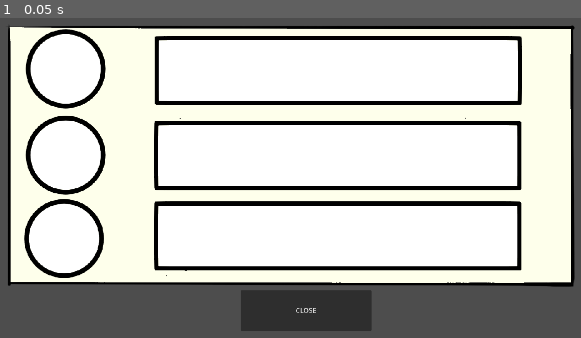
Above: before the commit, frame 1.
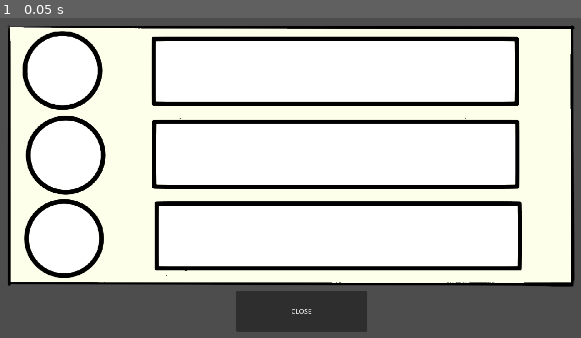
Above: after the commit, the same moment.

Repository: doubledawdle/ProjectLastLight
Game: Godot game, scene res://scenes/map/sublocations_menu.tscn
The game is run twice, just before and just after one commit, with the same random seed, the same clock (stepped at 60 frames per second) and the same inputs. This scene is started directly instead of the project's main scene.
Inputs:
- Up to frame 1 (0.05 s): no input

The runs differ from the first frame. In frame 1, 3.7% of the frame differs, in the area x 3-90%, y 3-99%.

Commit message:
Feat: add audio to map

Diff:
--- a/scenes/main.tscn
+++ b/scenes/main.tscn
@@ -3,7 +3,7 @@
 [ext_resource type="PackedScene" uid="uid://pepc34cmcxho" path="res://scenes/game_state_manager.tscn" id="1_4ewyr"]
 [ext_resource type="PackedScene" uid="uid://diwqd6tutq3r4" path="res://scenes/player.tscn" id="1_rnt2r"]
 [ext_resource type="PackedScene" uid="uid://3qp20k2n5q3" path="res://scenes/location_state_manager.tscn" id="2_8lu58"]
-[ext_resource type="PackedScene" uid="uid://27ahtx5ktldo" path="res://scenes/map.tscn" id="2_kb4ue"]
+[ext_resource type="PackedScene" uid="uid://27ahtx5ktldo" path="res://scenes/map/map.tscn" id="2_kb4ue"]
 [ext_resource type="PackedScene" uid="uid://e7562cjsv7yq" path="res://scenes/main_ui.tscn" id="3_anoo3"]
 [ext_resource type="Texture2D" uid="uid://b6p8ffbid1uqf" path="res://Objects/foreground.png" id="4_bb0la"]
 [ext_resource type="PackedScene" uid="uid://c5kgcri1r6c3u" path="res://scenes/chest.tscn" id="4_fr8jv"]
--- a/scenes/map.tscn
+++ /dev/null
@@ -1,54 +0,0 @@
-[gd_scene load_steps=8 format=3 uid="uid://27ahtx5ktldo"]
-
-[ext_resource type="Texture2D" uid="uid://2t34bfi6qgw4" path="res://Objects/map.png" id="1_5doex"]
-[ext_resource type="Texture2D" uid="uid://qkvasdvu27hb" path="res://Objects/Map/foresticon.png" id="5_7eh70"]
-[ext_resource type="PackedScene" uid="uid://codl1hk13mrge" path="res://scenes/map/icon.tscn" id="5_067y8"]
-[ext_resource type="Texture2D" uid="uid://b7ald0cuob8pq" path="res://Objects/Map/ChurchIcon.png" id="6_0uih7"]
-[ext_resource type="Texture2D" uid="uid://bheg2a3nv5nqa" path="res://Objects/Map/townicon.png" id="6_acbb2"]
-[ext_resource type="Texture2D" uid="uid://b7uyav2jdqfh1" path="res://Objects/Map/ScrapyardIcon.png" id="6_hff5f"]
-[ext_resource type="Texture2D" uid="uid://b8go8l8qil1vi" path="res://Objects/Map/title.png" id="7_vebsc"]
-
-[node name="Map" type="Node2D"]
-
-[node name="Panel" type="Panel" parent="."]
-offset_right = 1918.0
-offset_bottom = 1079.0
-mouse_filter = 2
-
-[node name="Map_Texture" type="Sprite2D" parent="."]
-position = Vector2(959.482, 541.25)
-scale = Vector2(0.772083, 0.772083)
-texture = ExtResource("1_5doex")
-
-[node name="Church" parent="." instance=ExtResource("5_067y8")]
-position = Vector2(482, 743)
-texture = ExtResource("6_0uih7")
-sublocation1_title = "Pews"
-sublocation2_title = "Basement"
-sublocation3_title = "Steeple"
-sublocation2_resource = 4
-sublocation3_resource = 5
-sublocation1_range = Vector2(1, 3)
-sublocation2_range = Vector2(1, 4)
-sublocation3_range = Vector2(1, 3)
-sublocation1_time = 10
-sublocation2_time = 5
-sublocation3_time = 5
-
-[node name="Town" parent="." instance=ExtResource("5_067y8")]
-position = Vector2(1008, 459)
-texture = ExtResource("6_acbb2")
-
-[node name="Forest" parent="." instance=ExtResource("5_067y8")]
-position = Vector2(471, 278)
-scale = Vector2(0.970209, 1)
-texture = ExtResource("5_7eh70")
-
-[node name="Scrapyard" parent="." instance=ExtResource("5_067y8")]
-position = Vector2(922, 250)
-texture = ExtResource("6_hff5f")
-
-[node name="Title" type="Sprite2D" parent="."]
-position = Vector2(235, 281)
-scale = Vector2(0.126525, 0.127799)
-texture = ExtResource("7_vebsc")
--- /dev/null
+++ b/scenes/map/audio_stream_player_2d.gd
@@ -0,0 +1,28 @@
+extends AudioStreamPlayer2D
+
+# Fading settings
+@export var fade_duration = 0.2  # Duration of fade-in in seconds
+@export var target_volume = 1.0  # Final volume after fade-in (make sure this is a float)
+var current_time = 0.0  # Track fade time
+
+var audio : AudioStreamPlayer2D
+
+# Called when the node enters the scene tree for the first time
+func _ready():
+	self.volume_db = -80.0  # Start with volume muted (use float value)
+	play()  # Start playing the audio
+	current_time = 0.0  # Reset the fade-in timer
+	set_process(true)  # Enable processing
+
+
+
+func _process(delta):
+	if current_time < fade_duration:
+		current_time += delta
+		# Calculate the new volume in dB (range: -80.0 to 0.0)
+		var volume_db = lerp(-80.0, target_volume * 10.0, current_time / fade_duration)  # Ensure everything is treated as float
+		self.volume_db = volume_db
+	else:
+		# Stop processing once the fade-in is complete
+		set_process(false)
+		self.volume_db = target_volume * 10.0  # Ensure final volume is set correctly (as float)
--- /dev/null
+++ b/scenes/map/map.tscn
@@ -0,0 +1,62 @@
+[gd_scene load_steps=10 format=3 uid="uid://27ahtx5ktldo"]
+
+[ext_resource type="Texture2D" uid="uid://2t34bfi6qgw4" path="res://Objects/map.png" id="1_5doex"]
+[ext_resource type="Texture2D" uid="uid://qkvasdvu27hb" path="res://Objects/Map/foresticon.png" id="5_7eh70"]
+[ext_resource type="PackedScene" uid="uid://codl1hk13mrge" path="res://scenes/map/icon.tscn" id="5_067y8"]
+[ext_resource type="Texture2D" uid="uid://b7ald0cuob8pq" path="res://Objects/Map/ChurchIcon.png" id="6_0uih7"]
+[ext_resource type="Texture2D" uid="uid://bheg2a3nv5nqa" path="res://Objects/Map/townicon.png" id="6_acbb2"]
+[ext_resource type="Texture2D" uid="uid://b7uyav2jdqfh1" path="res://Objects/Map/ScrapyardIcon.png" id="6_hff5f"]
+[ext_resource type="Texture2D" uid="uid://b8go8l8qil1vi" path="res://Objects/Map/title.png" id="7_vebsc"]
+[ext_resource type="AudioStream" uid="uid://cgjcghigkvnn1" path="res://Audio/SNEAKY-MYSTERIOUS-SUSPENSE-(HOCUS-POCUS)_AdobeStock_930758307.wav" id="8_wmbl8"]
+[ext_resource type="Script" path="res://scenes/map/audio_stream_player_2d.gd" id="9_uqi8i"]
+
+[node name="Map" type="Node2D"]
+
+[node name="Panel" type="Panel" parent="."]
+offset_right = 1918.0
+offset_bottom = 1079.0
+mouse_filter = 2
+
+[node name="Map_Texture" type="Sprite2D" parent="."]
+position = Vector2(959.482, 541.25)
+scale = Vector2(0.772083, 0.772083)
+texture = ExtResource("1_5doex")
+
+[node name="Church" parent="." instance=ExtResource("5_067y8")]
+position = Vector2(482, 743)
+texture = ExtResource("6_0uih7")
+sublocation1_title = "Pews"
+sublocation2_title = "Basement"
+sublocation3_title = "Steeple"
+sublocation2_resource = 4
+sublocation3_resource = 5
+sublocation1_range = Vector2(1, 3)
+sublocation2_range = Vector2(1, 4)
+sublocation3_range = Vector2(1, 3)
+sublocation1_time = 10
+sublocation2_time = 5
+sublocation3_time = 5
+
+[node name="Town" parent="." instance=ExtResource("5_067y8")]
+position = Vector2(1008, 459)
+texture = ExtResource("6_acbb2")
+
+[node name="Forest" parent="." instance=ExtResource("5_067y8")]
+position = Vector2(471, 278)
+scale = Vector2(0.970209, 1)
+texture = ExtResource("5_7eh70")
+
+[node name="Scrapyard" parent="." instance=ExtResource("5_067y8")]
+position = Vector2(922, 250)
+texture = ExtResource("6_hff5f")
+
+[node name="Title" type="Sprite2D" parent="."]
+position = Vector2(235, 281)
+scale = Vector2(0.126525, 0.127799)
+texture = ExtResource("7_vebsc")
+
+[node name="AudioStreamPlayer2D" type="AudioStreamPlayer2D" parent="."]
+stream = ExtResource("8_wmbl8")
+volume_db = -29.714
+autoplay = true
+script = ExtResource("9_uqi8i")
--- a/scenes/map/sublocations_menu.gd
+++ b/scenes/map/sublocations_menu.gd
@@ -17,14 +17,14 @@
 
 func setup(sublocationsArr: Array):
 	arr = sublocationsArr
-	$Panel/SublocationMenu/sublocation1/Title.text = sublocationsArr[0].title
-	$Panel/SublocationMenu/sublocation1/ResourceRange.text = str(sublocationsArr[0].range.x) + " - " + str(sublocationsArr[0].range.y) + " " + sublocationsArr[0].resource
+	$Panel/sublocation1/Title.text = sublocationsArr[0].title
+	$Panel/sublocation1/ResourceRange.text = str(sublocationsArr[0].range.x) + " - " + str(sublocationsArr[0].range.y) + " " + sublocationsArr[0].resource
 
-	$Panel/SublocationMenu/sublocation2/Title.text = sublocationsArr[1].title
-	$Panel/SublocationMenu/sublocation2/ResourceRange.text = str(sublocationsArr[1].range.x) + " - " + str(sublocationsArr[1].range.y) + " " + sublocationsArr[1].resource
+	$Panel/sublocation2/Title.text = sublocationsArr[1].title
+	$Panel/sublocation2/ResourceRange.text = str(sublocationsArr[1].range.x) + " - " + str(sublocationsArr[1].range.y) + " " + sublocationsArr[1].resource
 
-	$Panel/SublocationMenu/sublocation3/Title.text = sublocationsArr[2].title
-	$Panel/SublocationMenu/sublocation3/ResourceRange.text = str(sublocationsArr[2].range.x) + " - " + str(sublocationsArr[2].range.y) + " " + sublocationsArr[2].resource
+	$Panel/sublocation3/Title.text = sublocationsArr[2].title
+	$Panel/sublocation3/ResourceRange.text = str(sublocationsArr[2].range.x) + " - " + str(sublocationsArr[2].range.y) + " " + sublocationsArr[2].resource
 
 
 func _on_close_pressed():
--- a/scenes/map/sublocations_menu.tscn
+++ b/scenes/map/sublocations_menu.tscn
@@ -24,13 +24,14 @@
 offset_top = 238.0
 offset_right = -254.0
 offset_bottom = -236.0
+mouse_filter = 1
 
 [node name="SublocationMenu" type="Sprite2D" parent="Panel"]
 position = Vector2(662, 348)
 texture = ExtResource("1_k46i0")
 
 [node name="Profile" type="Sprite2D" parent="Panel/SublocationMenu"]
-position = Vector2(-502, -207)
+position = Vector2(-510, -203)
 texture = ExtResource("2_0vadw")
 
 [node name="Profile2" type="Sprite2D" parent="Panel/SublocationMenu"]
@@ -41,20 +42,17 @@
 position = Vector2(-506, 200)
 texture = ExtResource("2_0vadw")
 
-[node name="sublocation1" type="TextureButton" parent="Panel/SublocationMenu"]
-anchors_preset = -1
-anchor_left = 0.345
-anchor_top = 0.204
-anchor_right = 0.79
-anchor_bottom = 0.334
-offset_left = -1549.4
-offset_top = -939.32
-offset_right = -483.8
-offset_bottom = 0.279968
+[node name="sublocation1" type="TextureButton" parent="Panel"]
+layout_mode = 0
+offset_left = -232.0
+offset_top = -369.0
+offset_right = 1688.0
+offset_bottom = 711.0
 action_mode = 0
 texture_normal = ExtResource("3_2d8pb")
+stretch_mode = 3
 
-[node name="Title" type="Label" parent="Panel/SublocationMenu/sublocation1"]
+[node name="Title" type="Label" parent="Panel/sublocation1"]
 layout_mode = 1
 anchors_preset = -1
 anchor_right = 0.063
@@ -66,7 +64,40 @@
 label_settings = SubResource("LabelSettings_rgw27")
 horizontal_alignment = 1
 
-[node name="ResourceRange" type="Label" parent="Panel/SublocationMenu/sublocation1"]
+[node name="ResourceRange" type="Label" parent="Panel/sublocation1"]
+layout_mode = 1
+anchors_preset = -1
+anchor_right = 0.063
+anchor_bottom = 0.086
+offset_left = 583.0
+offset_top = 465.0
+offset_right = 1324.04
+offset_bottom = 435.12
+label_settings = SubResource("LabelSettings_2jopv")
+horizontal_alignment = 1
+metadata/_edit_use_anchors_ = true
+
+[node name="sublocation2" type="TextureButton" parent="Panel"]
+layout_mode = 0
+offset_left = -231.0
+offset_top = -170.0
+offset_right = 1689.0
+offset_bottom = 910.0
+texture_normal = ExtResource("3_2d8pb")
+
+[node name="Title" type="Label" parent="Panel/sublocation2"]
+layout_mode = 1
+anchors_preset = -1
+anchor_right = 0.063
+anchor_bottom = 0.086
+offset_left = 585.0
+offset_top = 399.0
+offset_right = 1323.04
+offset_bottom = 369.12
+label_settings = SubResource("LabelSettings_rgw27")
+horizontal_alignment = 1
+
+[node name="ResourceRange" type="Label" parent="Panel/sublocation2"]
 layout_mode = 1
 anchors_preset = -1
 anchor_right = 0.063
@@ -78,14 +109,15 @@
 label_settings = SubResource("LabelSettings_2jopv")
 horizontal_alignment = 1
 
-[node name="sublocation2" type="TextureButton" parent="Panel/SublocationMenu"]
-offset_left = -888.0
-offset_top = -515.0
-offset_right = 1032.0
-offset_bottom = 565.0
+[node name="sublocation3" type="TextureButton" parent="Panel"]
+layout_mode = 0
+offset_left = -225.0
+offset_top = 26.0
+offset_right = 1695.0
+offset_bottom = 1106.0
 texture_normal = ExtResource("3_2d8pb")
 
-[node name="Title" type="Label" parent="Panel/SublocationMenu/sublocation2"]
+[node name="Title" type="Label" parent="Panel/sublocation3"]
 layout_mode = 1
 anchors_preset = -1
 anchor_right = 0.063
@@ -97,38 +129,7 @@
 label_settings = SubResource("LabelSettings_rgw27")
 horizontal_alignment = 1
 
-[node name="ResourceRange" type="Label" parent="Panel/SublocationMenu/sublocation2"]
-layout_mode = 1
-anchors_preset = -1
-anchor_right = 0.063
-anchor_bottom = 0.086
-offset_left = 583.0
-offset_top = 465.0
-offset_right = 1324.04
-offset_bottom = 435.12
-label_settings = SubResource("LabelSettings_2jopv")
-horizontal_alignment = 1
-
-[node name="sublocation3" type="TextureButton" parent="Panel/SublocationMenu"]
-offset_left = -888.0
-offset_top = -322.0
-offset_right = 1032.0
-offset_bottom = 758.0
-texture_normal = ExtResource("3_2d8pb")
-
-[node name="Title" type="Label" parent="Panel/SublocationMenu/sublocation3"]
-layout_mode = 1
-anchors_preset = -1
-anchor_right = 0.063
-anchor_bottom = 0.086
-offset_left = 585.0
-offset_top = 399.0
-offset_right = 1323.04
-offset_bottom = 369.12
-label_settings = SubResource("LabelSettings_rgw27")
-horizontal_alignment = 1
-
-[node name="ResourceRange" type="Label" parent="Panel/SublocationMenu/sublocation3"]
+[node name="ResourceRange" type="Label" parent="Panel/sublocation3"]
 layout_mode = 1
 anchors_preset = -1
 anchor_right = 0.063
@@ -141,12 +142,12 @@
 horizontal_alignment = 1
 
 [node name="Close" type="Button" parent="."]
-offset_left = 873.0
-offset_top = 862.0
-offset_right = 1187.0
-offset_bottom = 960.0
+offset_left = 862.0
+offset_top = 864.0
+offset_right = 1176.0
+offset_bottom = 962.0
 text = "CLOSE
 "
 
-[connection signal="pressed" from="Panel/SublocationMenu/sublocation1" to="." method="_on_sublocation_1_pressed"]
+[connection signal="pressed" from="Panel/sublocation1" to="." method="_on_sublocation_1_pressed"]
 [connection signal="pressed" from="Close" to="." method="_on_close_pressed"]
Not shown, added: Audio/SNEAKY-MYSTERIOUS-SUSPENSE-(HOCUS-POCUS)_AdobeStock_930758307.wav.import
Not shown, added: Audio/SNEAKY-MYSTERIOUS-SUSPENSE-(HOCUS-POCUS)_AdobeStock_930758307.wav
